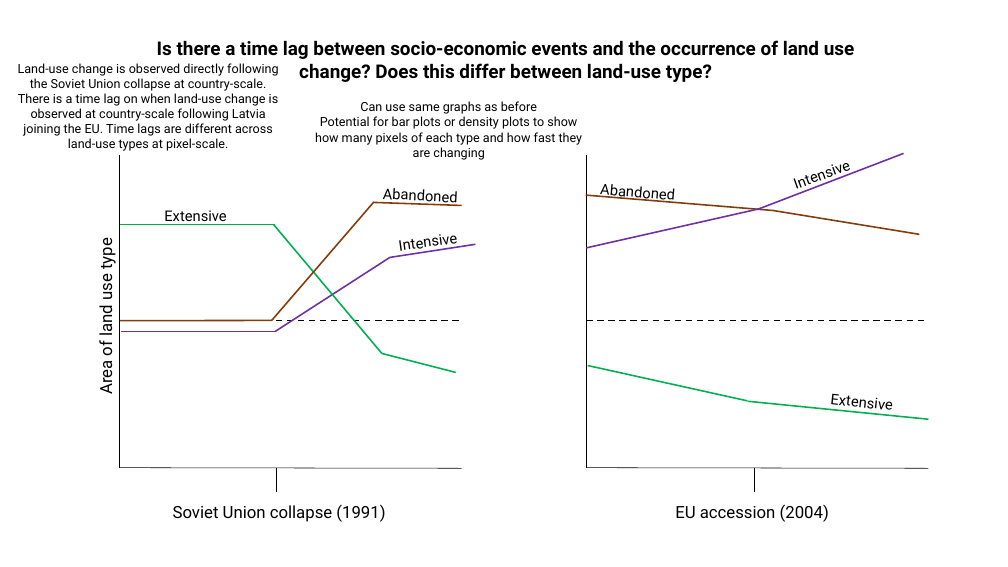
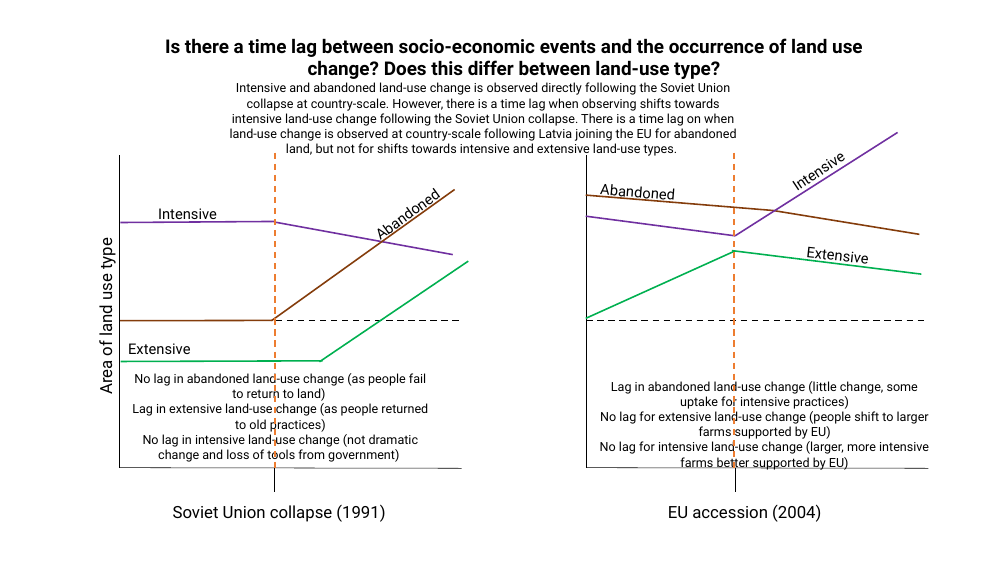
Before and after one commit to izzyrich/dissertation, a slide deck: slide 3 of images/prediction_graphs.pptx. Drawn at 1008x567 pixels with LibreOffice and Linux fonts; fonts in the diff are those of the drawing. Boxes give left, top, right and bottom in pixels: in the first picture for what was removed or moved away, otherwise in the second. Text is boxed around its words. In the diff, an @@ line names an element or a change of style, - is before the commit and + after.

```diff
--- a/images/prediction_graphs.pptx
+++ b/images/prediction_graphs.pptx
@@ text "Is there a time lag ...": place and size @@
-text "Is there a time lag ..." at [157, 40, 854, 82]
+text "Is there a time lag ..." at [165, 38, 862, 79]
@@ text at [230, 82, 734, 157]: text changed @@
-Land-use change is observed directly following the Soviet Union collapse at country-scale. There is a time lag on when land-use change is observed at country-scale following Latvia joining the EU. Time lags are different across land-use types at pixel-scale.
+Intensive and abandoned land-use change is observed directly following the Soviet Union collapse at country-scale. However, there is a time lag when observing shifts towards intensive land-use change following the Soviet Union collapse. There is a time lag on when land-use change is observed at country-scale following Latvia joining the EU for abandoned land, but not for shifts towards intensive and extensive land-use types.
@@ text "Abandoned": place and size @@
-text "Abandoned" at [383, 188, 458, 206]
+text "Abandoned" at [313, 82, 376, 92]
@@ text "Abandoned" at [313, 82, 376, 92]: rotation 3 to 324 degrees @@
@@ text removed at [315, 101, 583, 160] @@
-Can use same graphs as before
-Potential for bar plots or density plots to show how many pixels of each type and how fast they are changing
@@ line moved from (758, 209) - (904, 154) to (735, 236) - (898, 132) @@
@@ text "Intensive": place and size @@
-text "Intensive" at [783, 149, 862, 199]
+text "Intensive" at [740, 397, 790, 406]
@@ text "Intensive" at [740, 397, 790, 406]: rotation 340 to 326 degrees @@
@@ line added from (275, 153) to (275, 468), #ED7D31 1.5 pt dashed @@
@@ line added from (734, 153) to (734, 468), #ED7D31 1.5 pt dashed @@
@@ text "Intensive": place and size @@
-text "Intensive" at [399, 234, 457, 255]
+text "Intensive" at [158, 208, 217, 223]
@@ text "Intensive" at [158, 208, 217, 223]: rotation 352 to 0 degrees @@
@@ line moved from (271, 321) - (374, 202) to (271, 321) - (454, 190) @@
@@ line removed from (374, 203) to (462, 206) @@
@@ line moved from (121, 331) - (277, 331) to (120, 222) - (275, 222) @@
@@ line moved from (389, 258) - (476, 244) to (274, 222) - (453, 255) @@
@@ line moved from (587, 248) - (761, 209) to (586, 216) - (735, 236) @@
@@ text "Extensive": place and size @@
-text "Extensive" at [830, 393, 892, 414]
+text "Extensive" at [806, 246, 868, 267]
@@ line removed from (275, 331) to (390, 258) @@
@@ line moved from (274, 225) - (382, 353) to (320, 362) - (468, 261) @@
@@ line moved from (588, 366) - (748, 401) to (586, 318) - (735, 251) @@
@@ line moved from (748, 402) - (929, 420) to (732, 251) - (922, 274) @@
@@ text "Extensive" rewrapped from [164, 210, 226, 225] to [128, 343, 190, 354] @@
@@ line removed from (382, 353) to (456, 373) @@
@@ line moved from (120, 225) - (275, 225) to (121, 361) - (323, 361) @@
@@ text added at [132, 373, 428, 463], 12 pt, text #000000 @@
+No lag in abandoned land-use change (as people fail to return to land)
+Lag in extensive land-use change (as people returned to old practices)
+No lag in intensive land-use change (not dramatic change and loss of tools from government)
@@ text added at [600, 379, 929, 471], 12 pt, text #000000 @@
+Lag in abandoned land-use change (little change, some uptake for intensive practices)
+No lag for extensive land-use change (people shift to larger farms supported by EU)
+No lag for intensive land-use change (larger, more intensive farms better supported by EU)
@@ line moved from (277, 469) - (277, 492) to (274, 469) - (274, 492) @@
@@ line moved from (755, 469) - (755, 492) to (735, 469) - (735, 492) @@
@@ text "EU accession (2004)": place and size @@
-text "EU accession (2004)" at [675, 504, 829, 522]
+text "EU accession (2004)" at [668, 504, 821, 522]
```
Also in this commit, not shown: 2 other slides changed, 1 slide removed, 1 other file.
